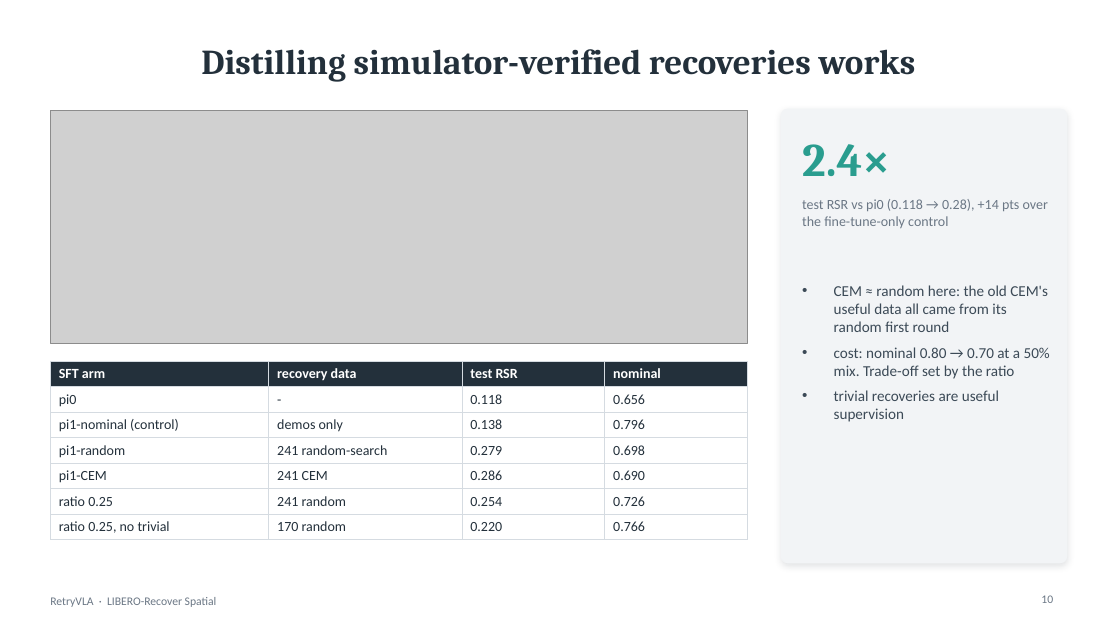
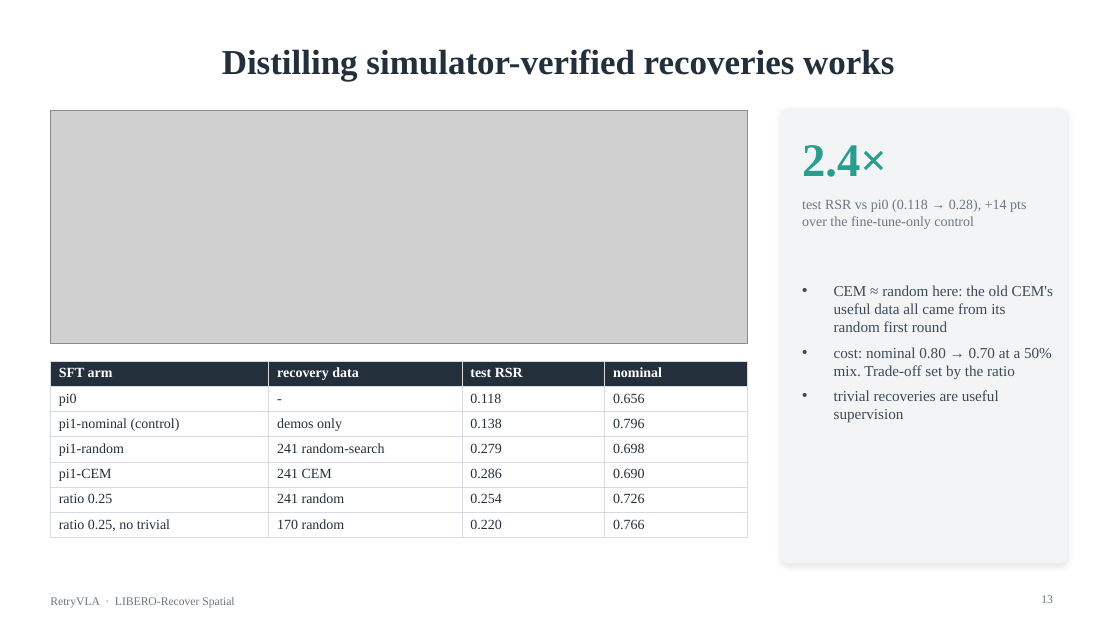
Before and after one commit to ltdoanhwork/RetryVLA, a slide deck: slide 13 of slides/RetryVLA_progress.pptx (slide 10 before the commit). Drawn at 1120x630 pixels with LibreOffice and Linux fonts; fonts in the diff are those of the drawing; grey boxes stand for pictures. Boxes give left, top, right and bottom in pixels: in the first picture for what was removed or moved away, otherwise in the second. Text is boxed around its words. In the diff, an @@ line names an element or a change of style, - is before the commit and + after.

Commit message:
Deck v2: Times New Roman, 11 embedded stage videos (M0 pi0 failures, M1 recoveries, noisy CEM, C1 labels, M3 side-by-side + WM recoveries), serif figures

```diff
--- a/slides/RetryVLA_progress.pptx
+++ b/slides/RetryVLA_progress.pptx
@@ title "Distilling simulator-verified recoveries works" at (222, 49, 894, 82): font Cambria to Times New Roman @@
@@ text "2.4×" at (802, 145, 887, 177): font Cambria to Times New Roman @@
@@ table at (50, 361, 748, 535) @@
@@ font Calibri to Times New Roman @@
@@ font Calibri to Times New Roman in 3 elements at (802, 200, 1026, 229), (834, 285, 1053, 422), (50, 597, 234, 608) @@
@@ page number at (1041, 595, 1053, 603): text changed; font Calibri to Times New Roman @@
-10
+13
```
Also in this commit, not shown: 25 other slides changed, 6 slides added, 31 other files.
